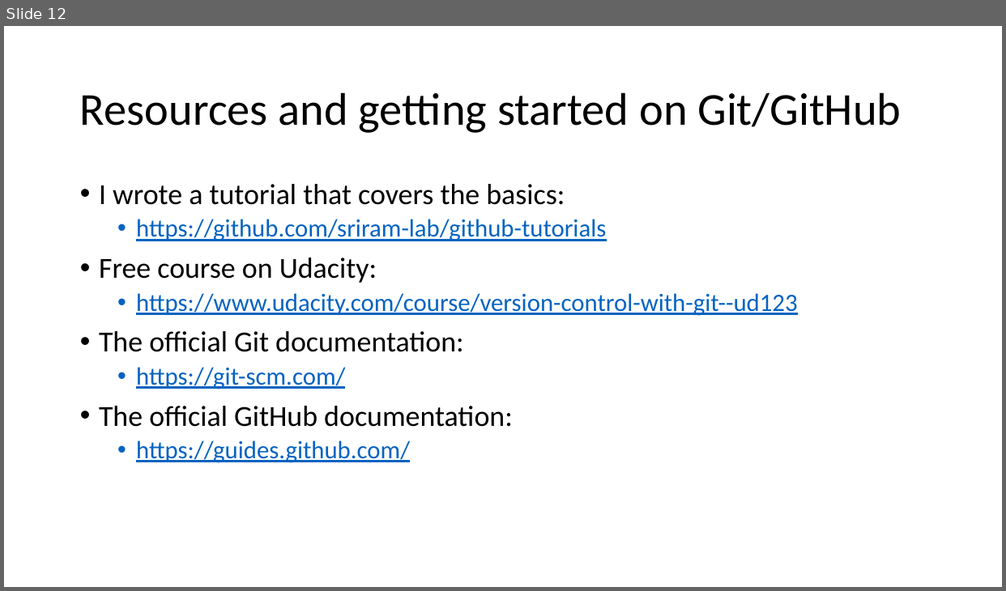
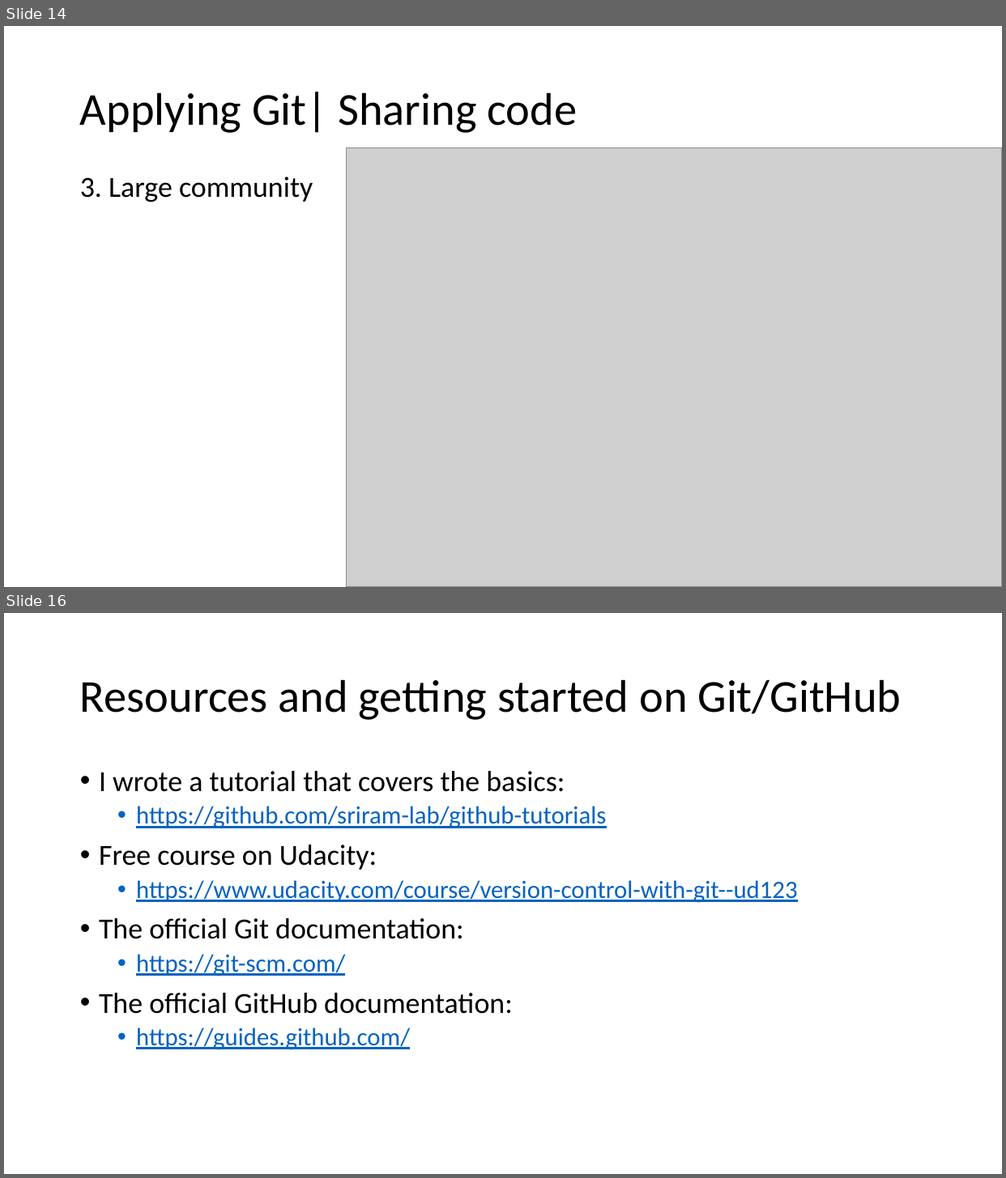
Before and after one commit to sriram-lab/github, a slide deck: GitHub-Intro.pptx. Shown one above the other, each under a label of ours: slide 12 before the commit, slides 14 and 16 after it; the slides between them are not shown. The pictures are 1006x591 and 1006x1178 pixels, drawn with LibreOffice and Linux fonts; fonts in the diff are those of the drawing; grey boxes stand for pictures. Boxes give left, top, right and bottom in pixels: in the first picture for what was removed or moved away, otherwise in the second. Text is boxed around its words. In the diff, an @@ line names an element or a change of style, - is before the commit and + after.

```diff
--- a/GitHub-Intro.pptx
+++ b/GitHub-Intro.pptx
@@ slide 14 added at (4, 26, 1002, 587), background #FFFFFF @@
@@ title added at (80, 92, 577, 133), 44 pt, text #000000 @@
+Applying Git| Sharing code
@@ picture added at (346, 148, 1002, 587) @@
@@ text added at (80, 177, 313, 202), 28 pt, text #000000 @@
+3. Large community
@@ what was slide 12 is now slide 16 @@
```
Also in this commit, not shown: 10 slides changed, 4 other slides added, 1 slide removed.
